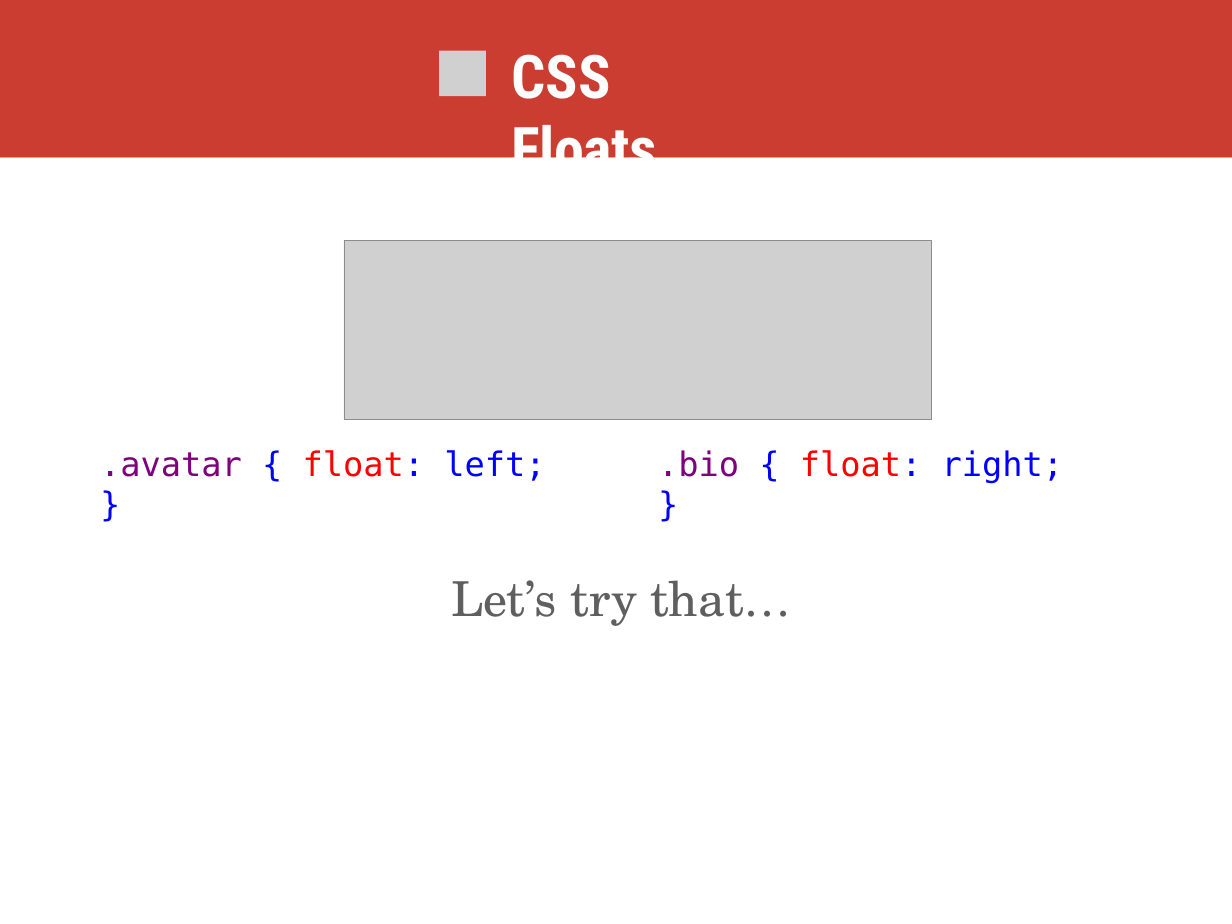
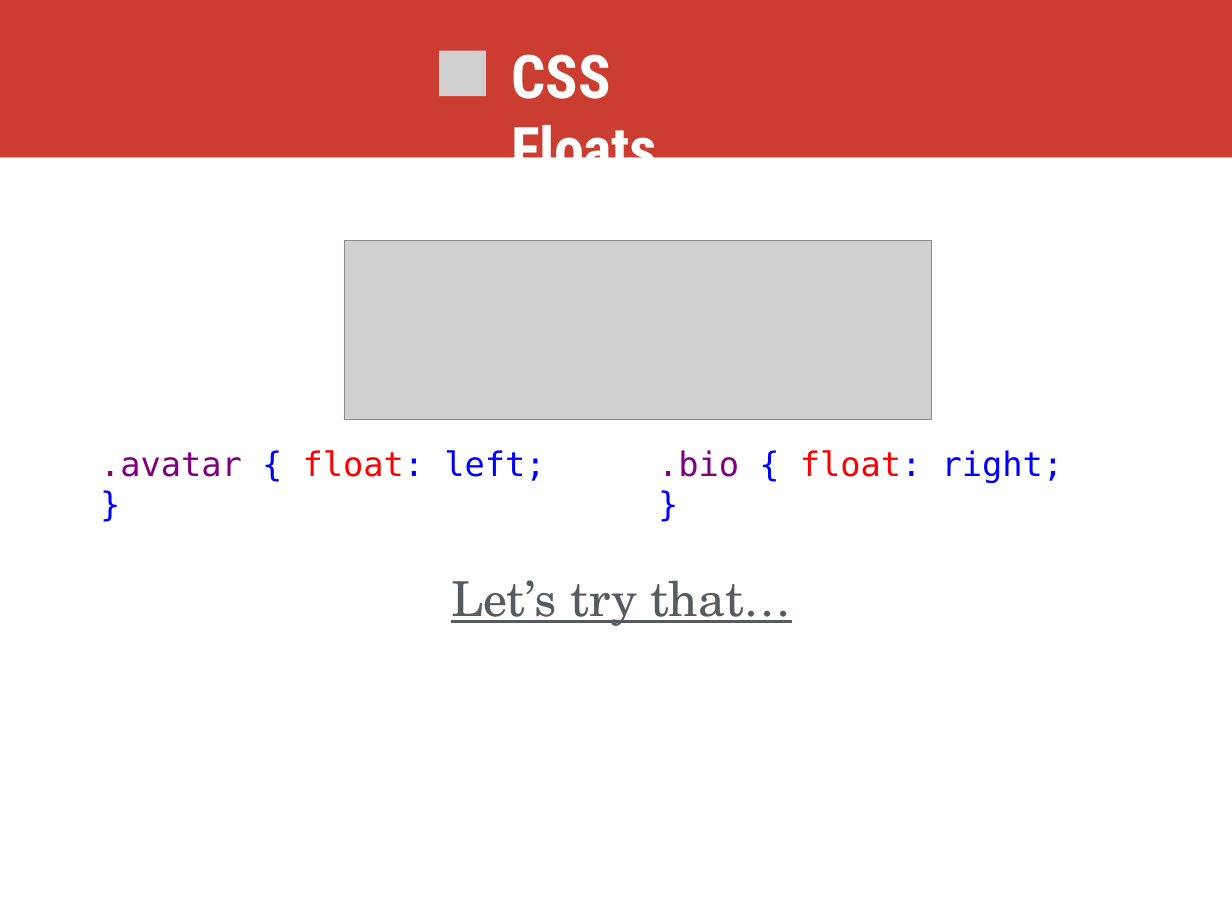
Before and after one commit to skornfeld/svc-class-jan-2018, a slide deck: slide 38 of slides/week-4.pptx (slide 42 before the commit). Drawn at 1232x924 pixels with LibreOffice and Linux fonts; fonts in the diff are those of the drawing; grey boxes stand for pictures. Boxes give left, top, right and bottom in pixels: in the first picture for what was removed or moved away, otherwise in the second. Text is boxed around its words. In the diff, an @@ line names an element or a change of style, - is before the commit and + after.

Commit message:
update week 4, provide another float example, fix style table link

```diff
--- a/slides/week-4.pptx
+++ b/slides/week-4.pptx
@@ text "Let’s try that…" at bbox=[451, 580, 792, 626]: text colour #5F5F5F to #565B5F, underline on @@
```
Also in this commit, not shown: 12 other slides changed, 1 slide added, 4 slides removed, 6 other files.
